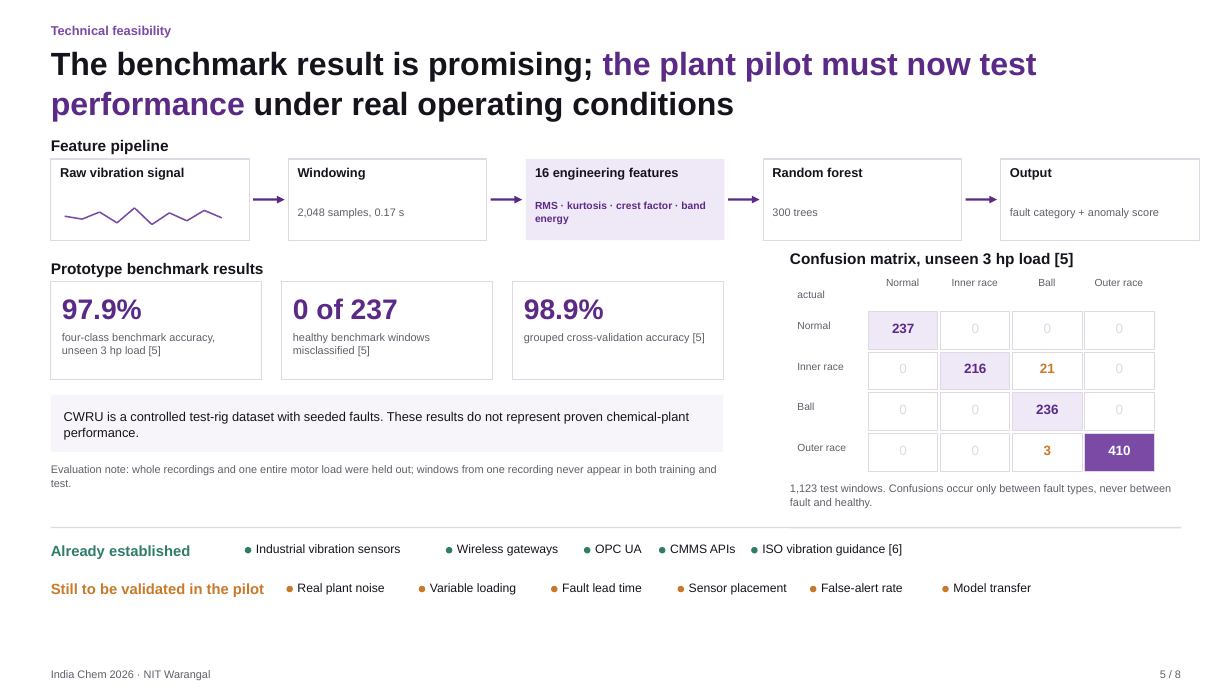
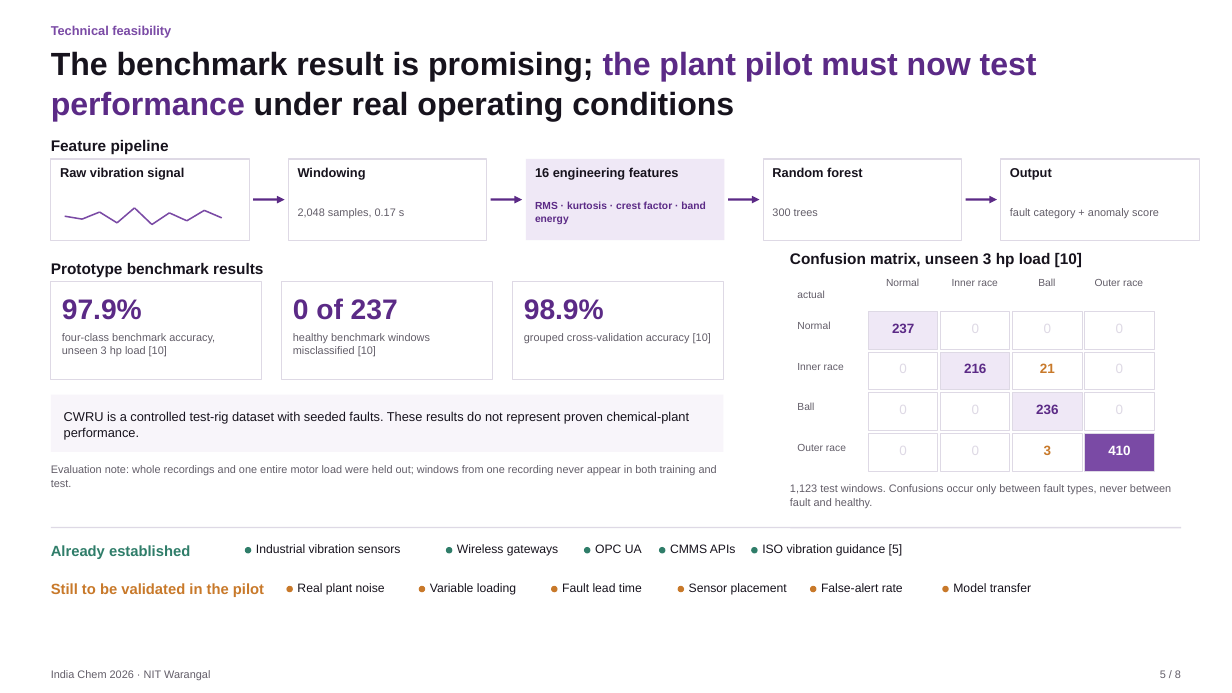
Before and after one commit to jainraunak944/Dataforge, a slide deck: slide 5 of india-chem-2026/deck/India_Chem_2026_NITW_Raunak_Anushriya_v2.pptx. Drawn at 1232x693 pixels with LibreOffice and Linux fonts; fonts in the diff are those of the drawing. Boxes give left, top, right and bottom in pixels: in the first picture for what was removed or moved away, otherwise in the second. Text is boxed around its words. In the diff, an @@ line names an element or a change of style, - is before the commit and + after.

```diff
--- a/india-chem-2026/deck/India_Chem_2026_NITW_Raunak_Anushriya_v2.pptx
+++ b/india-chem-2026/deck/India_Chem_2026_NITW_Raunak_Anushriya_v2.pptx
@@ text at (790, 253, 1082, 268): text changed @@
-Confusion matrix, unseen 3 hp load [5]
+Confusion matrix, unseen 3 hp load [10]
@@ text at (62, 333, 215, 356): text changed @@
-four-class benchmark accuracy, unseen 3 hp load [5]
+four-class benchmark accuracy, unseen 3 hp load [10]
@@ text at (293, 333, 430, 356): text changed @@
-healthy benchmark windows misclassified [5]
+healthy benchmark windows misclassified [10]
@@ text at (524, 333, 711, 343): text changed @@
-grouped cross-validation accuracy [5]
+grouped cross-validation accuracy [10]
@@ text at (762, 544, 903, 556): text changed @@
-ISO vibration guidance [6]
+ISO vibration guidance [5]
```
Also in this commit, not shown: 7 other slides changed, 13 other files.
